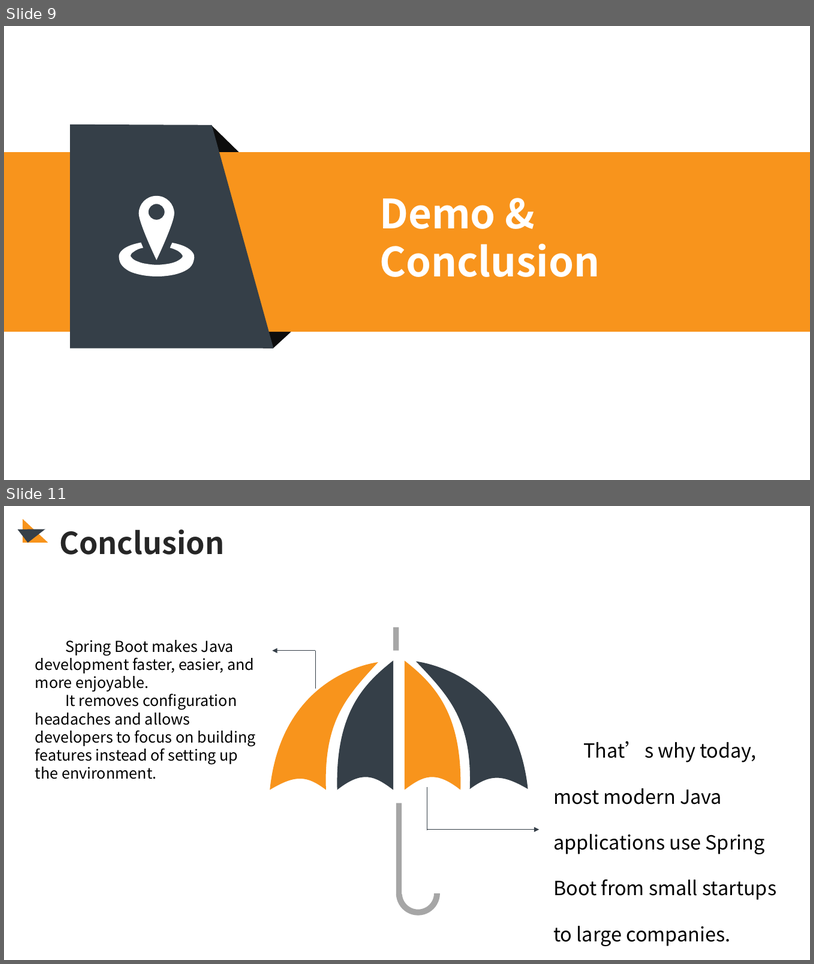
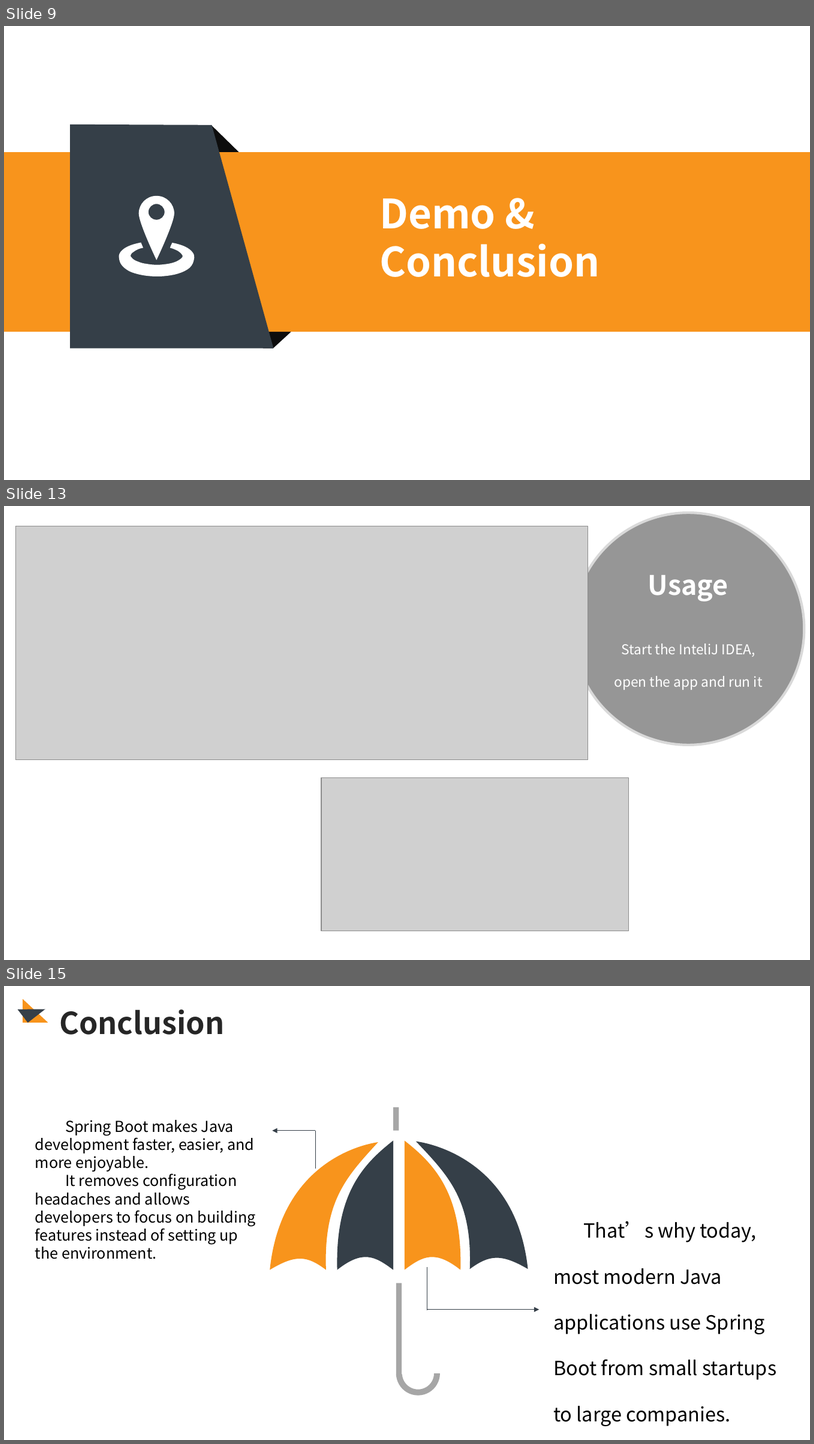
Before and after one commit to McLight-Note/Web-Server-Programming, a slide deck: Class_Presentation.pptx. Shown one above the other, each under a label of ours: slides 9 and 11 before the commit, slides 9, 13 and 15 after it; the slides between them are not shown. The pictures are 814x964 and 814x1444 pixels, drawn with LibreOffice and Linux fonts; fonts in the diff are those of the drawing; grey boxes stand for pictures. Boxes give left, top, right and bottom in pixels: in the first picture for what was removed or moved away, otherwise in the second. Text is boxed around its words. In the diff, an @@ line names an element or a change of style, - is before the commit and + after.

```diff
--- a/Class_Presentation.pptx
+++ b/Class_Presentation.pptx
@@ slide 13 added at [4,506,810,960], background #FFFFFF @@
@@ ellipse added at [573,513,805,745], fill #0D0D0D at 43% opacity, outline #D9D9D9 3 pt @@
@@ picture added at [15,526,588,760] @@
@@ text added at [648,575,729,601], 32 pt, text #FFFFFF, bold @@
+Usage
@@ text added at [614,643,763,690], 28 pt, text #FFFFFF @@
+Start the InteliJ IDEA, open the app and run it
@@ picture added at [321,778,629,931] @@
@@ what was slide 11 is now slide 15 @@
```
Also in this commit, not shown: 2 slides changed, 3 other slides added, 1 slide removed.
